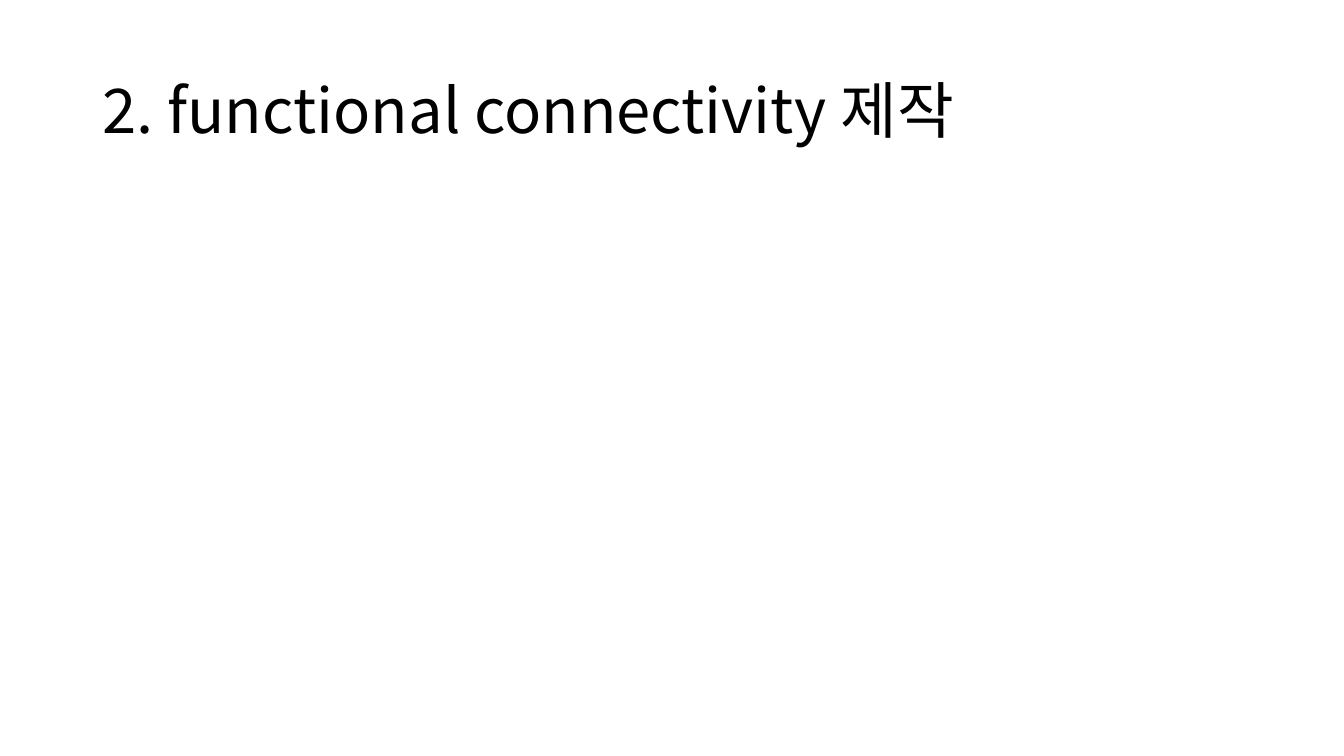
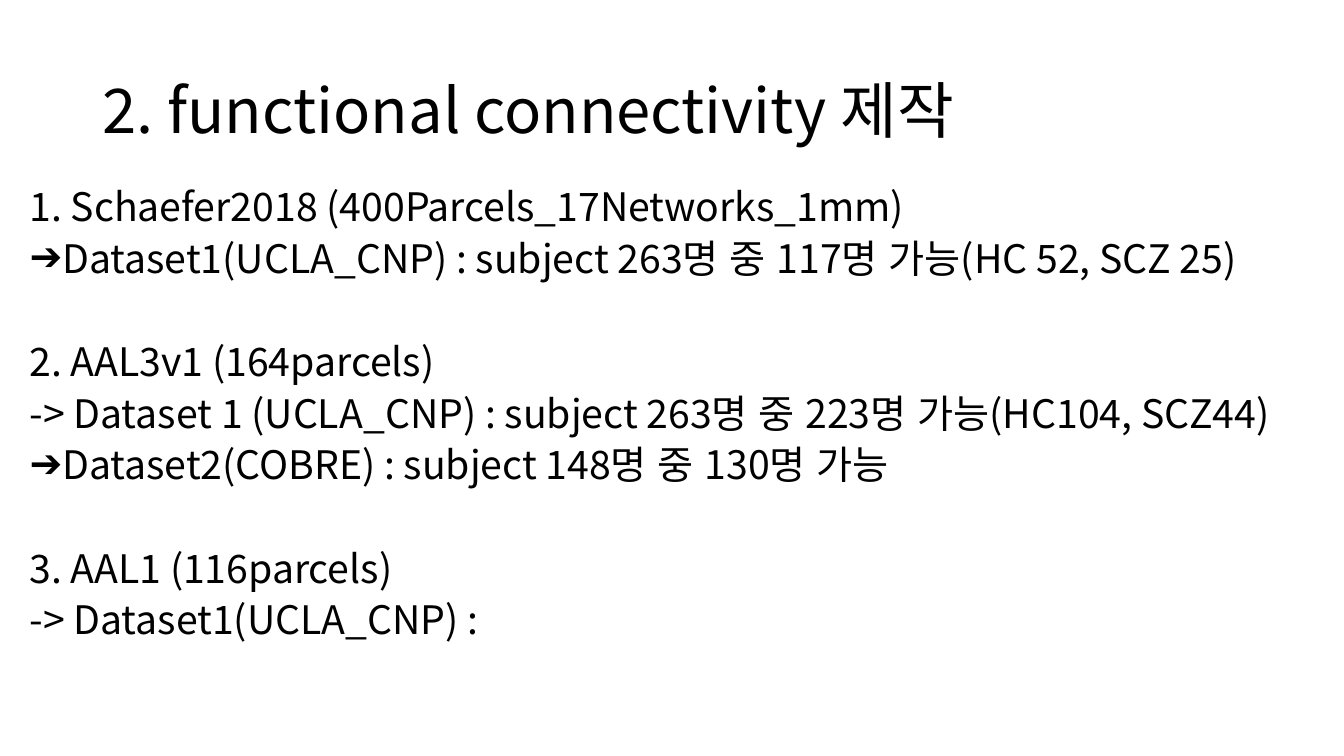
Before and after one commit to janett105/GNN_SCHZ, a slide deck: slide 6 of Presentation/초기 발표.pptx (slide 4 before the commit). Drawn at 1344x756 pixels with LibreOffice and Linux fonts; fonts in the diff are those of the drawing. Boxes give left, top, right and bottom in pixels: in the first picture for what was removed or moved away, otherwise in the second. Text is boxed around its words. In the diff, an @@ line names an element or a change of style, - is before the commit and + after.

```diff
--- a/Presentation/초기 발표.pptx
+++ b/Presentation/초기 발표.pptx
@@ text added at bbox=[30, 189, 1269, 642], 28 pt, text #000000 @@
+1. Schaefer2018 (400Parcels_17Networks_1mm)
+➔ Dataset1(UCLA_CNP) : subject 263명 중 117명 가능(HC 52, SCZ 25)
+2. AAL3v1 (164parcels)
+-> Dataset 1 (UCLA_CNP) : subject 263명 중 223명 가능(HC104, SCZ44)
+➔ Dataset2(COBRE) : subject 148명 중 130명 가능
+3. AAL1 (116parcels)
+-> Dataset1(UCLA_CNP) :
```
Also in this commit, not shown: 4 other slides changed, 4 slides added, 37 other files.
